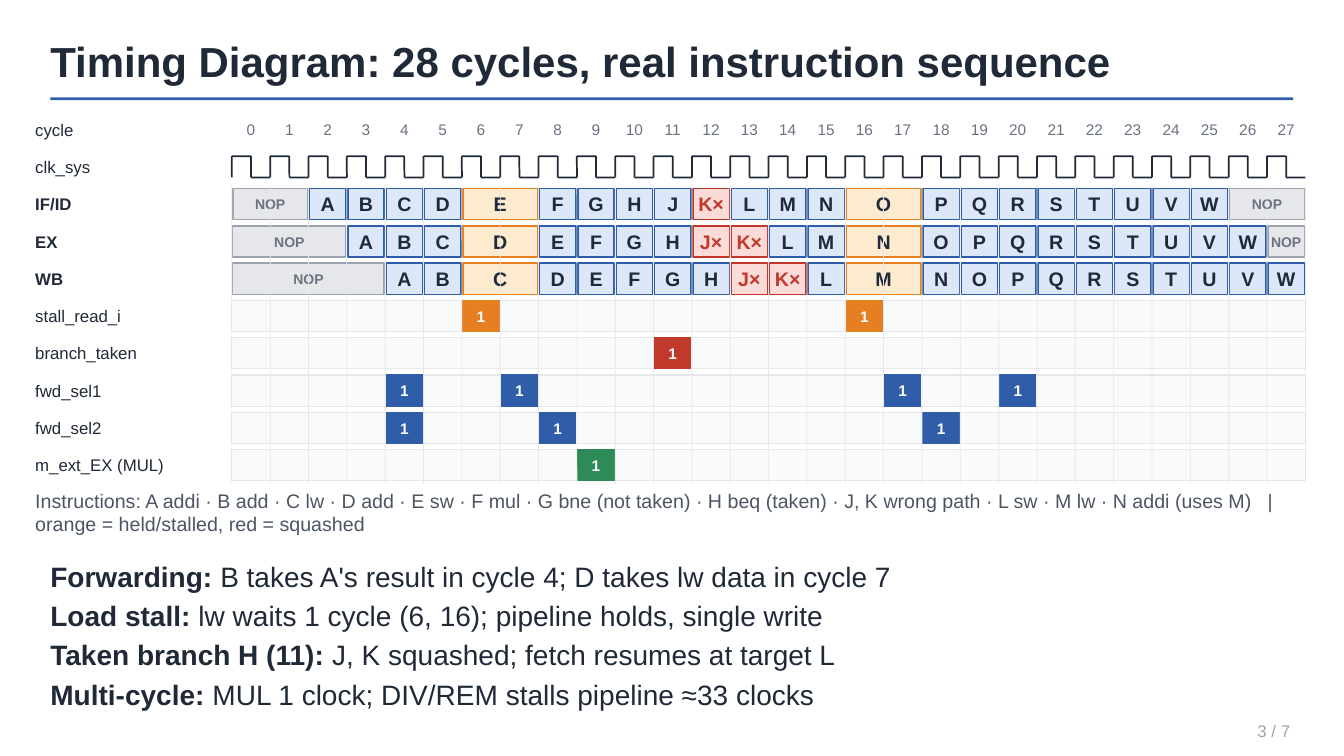
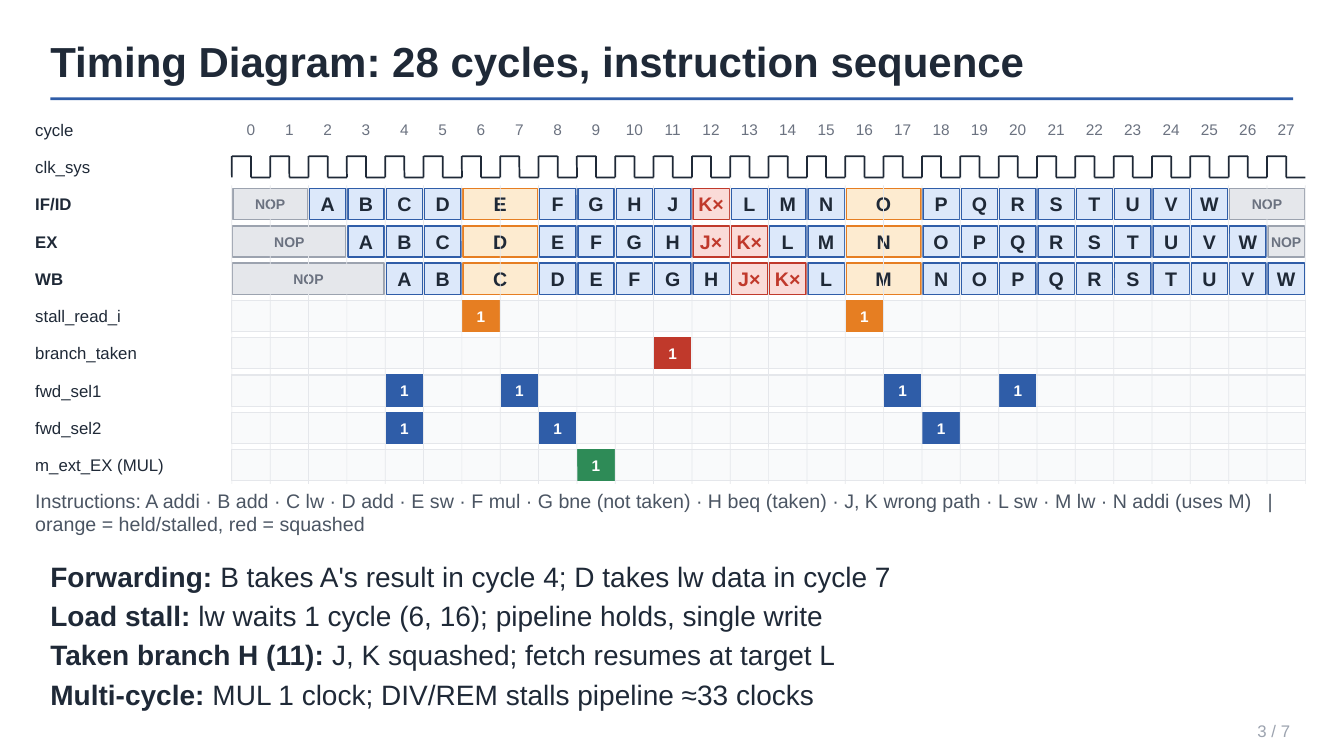
Before and after one commit to Kabirgupta3632/Cline_Project, a slide deck: slide 3 of Battle_Tanks_Presentation.pptx. Drawn at 1344x756 pixels with LibreOffice and Linux fonts; fonts in the diff are those of the drawing. Boxes give left, top, right and bottom in pixels: in the first picture for what was removed or moved away, otherwise in the second. Text is boxed around its words. In the diff, an @@ line names an element or a change of style, - is before the commit and + after.

```diff
--- a/Battle_Tanks_Presentation.pptx
+++ b/Battle_Tanks_Presentation.pptx
@@ text at <box>50,46,1025,85</box>: text changed @@
-Timing Diagram: 28 cycles, real instruction sequence
+Timing Diagram: 28 cycles, instruction sequence
```
Also in this commit, not shown: 1 other slide changed, 1 other file.
